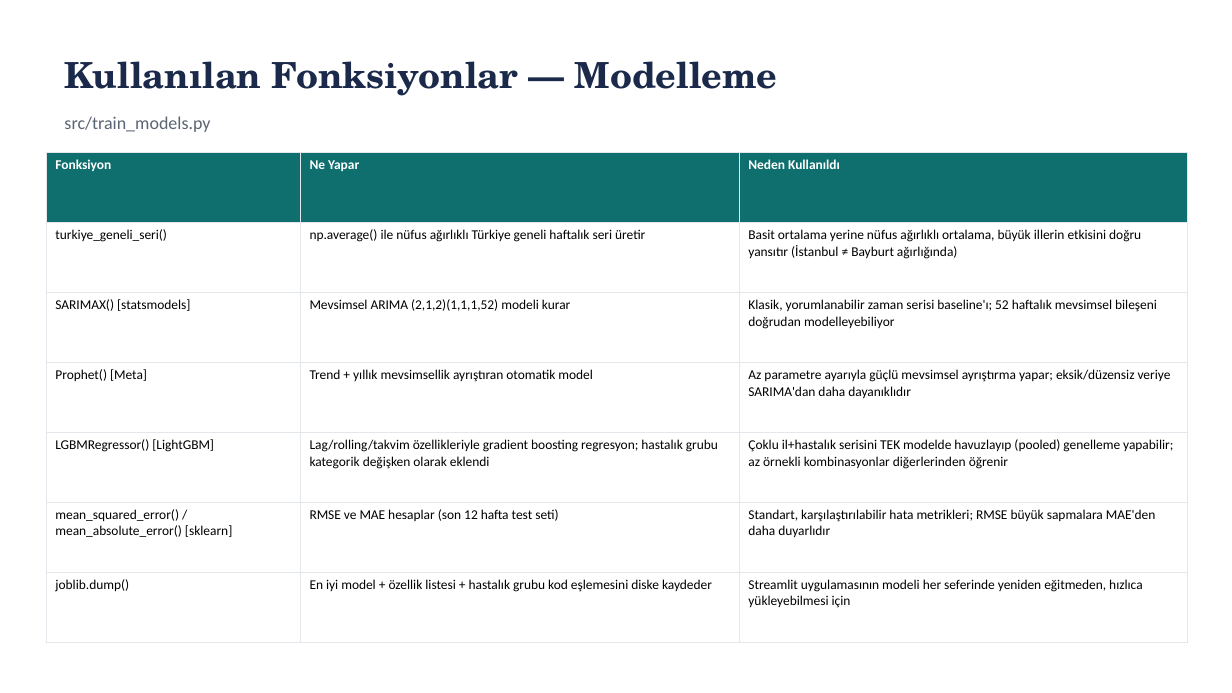
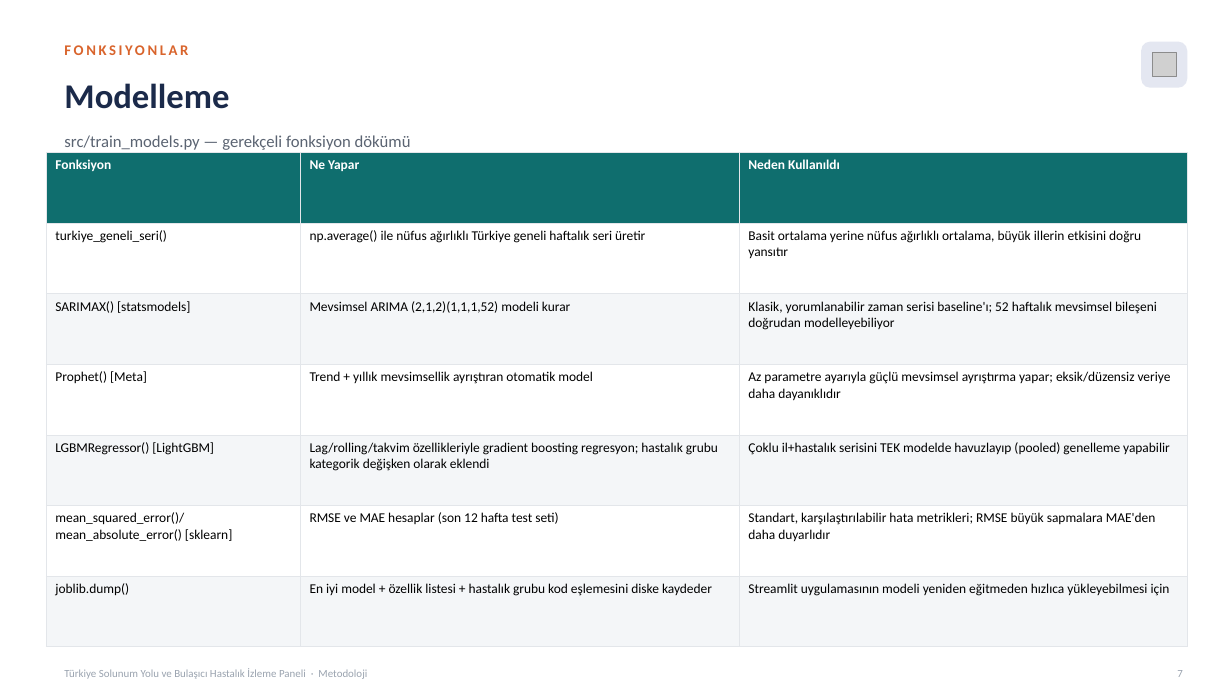
Before and after one commit to ozansarisoy/BreathCast-Turkiye, a slide deck: slide 7 of reports/turkiye_solunum_metodoloji.pptx (slide 6 before the commit). Drawn at 1232x693 pixels with LibreOffice and Linux fonts; fonts in the diff are those of the drawing; grey boxes stand for pictures. Boxes give left, top, right and bottom in pixels: in the first picture for what was removed or moved away, otherwise in the second. Text is boxed around its words. In the diff, an @@ line names an element or a change of style, - is before the commit and + after.

```diff
--- a/reports/turkiye_solunum_metodoloji.pptx
+++ b/reports/turkiye_solunum_metodoloji.pptx
@@ text added at [64,45,188,55], 11.5 pt, text #D9642C, bold @@
+FONKSIYONLAR
@@ rounded rectangle added at [1141,42,1188,88], fill #E4E7F1 @@
@@ picture added at [1153,53,1177,77] @@
@@ text at [64,83,229,109]: text changed; size 28 to 27 pt; font TeX Gyre Schola to Calibri @@
-Kullanılan Fonksiyonlar — Modelleme
+Modelleme
@@ text at [64,135,411,150]: text changed; size 14 to 13 pt @@
-src/train_models.py
+src/train_models.py — gerekçeli fonksiyon dökümü
@@ table at [46,152,1188,647] @@
-row 2, column 3: Basit ortalama yerine nüfus ağırlıklı ortalama, büyük illerin etkisini doğru yansıtır (İstanbul ≠ Bayburt ağırlığında)
+row 2, column 3: Basit ortalama yerine nüfus ağırlıklı ortalama, büyük illerin etkisini doğru yansıtır
-row 4, column 3: Az parametre ayarıyla güçlü mevsimsel ayrıştırma yapar; eksik/düzensiz veriye SARIMA'dan daha dayanıklıdır
+row 4, column 3: Az parametre ayarıyla güçlü mevsimsel ayrıştırma yapar; eksik/düzensiz veriye daha dayanıklıdır
-row 5, column 3: Çoklu il+hastalık serisini TEK modelde havuzlayıp (pooled) genelleme yapabilir; az örnekli kombinasyonlar diğerlerinden öğrenir
+row 5, column 3: Çoklu il+hastalık serisini TEK modelde havuzlayıp (pooled) genelleme yapabilir
-row 6, column 1: mean_squared_error() / mean_absolute_error() [sklearn]
+row 6, column 1: mean_squared_error()/mean_absolute_error() [sklearn]
-row 7, column 3: Streamlit uygulamasının modeli her seferinde yeniden eğitmeden, hızlıca yükleyebilmesi için
+row 7, column 3: Streamlit uygulamasının modeli yeniden eğitmeden hızlıca yükleyebilmesi için
@@ fill none to #FFFFFF in 9 cells @@
@@ fill none to #F4F6F8 in 9 cells @@
@@ text added at [64,669,367,679], 8.5 pt, text #9AA3AF @@
+Türkiye Solunum Yolu ve Bulaşıcı Hastalık İzleme Paneli · Metodoloji
@@ text added at [1177,670,1183,677], 8.5 pt, text #9AA3AF @@
+7
```
Also in this commit, not shown: 7 other slides changed, 2 slides added, 9 other files.
